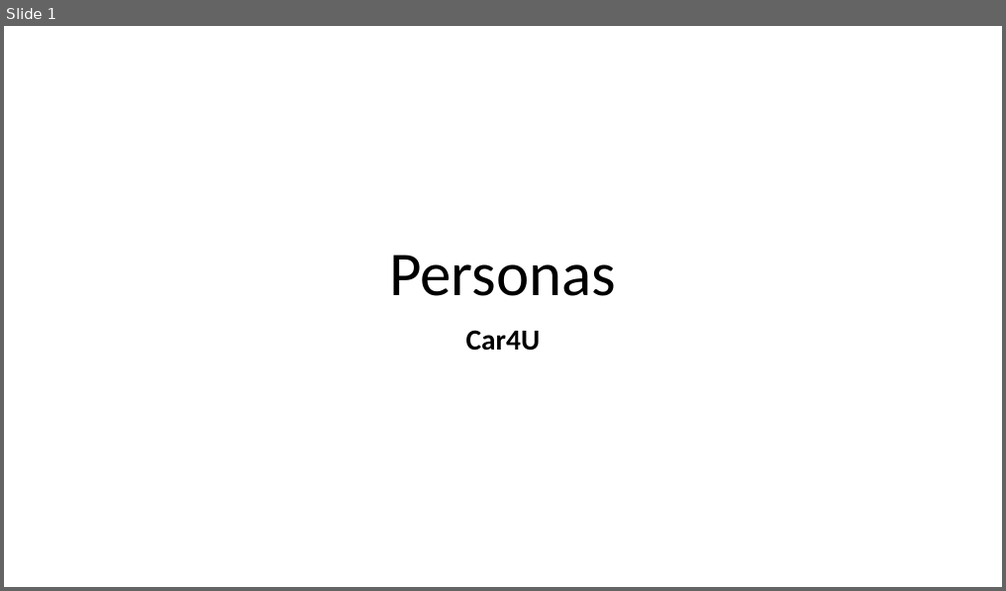
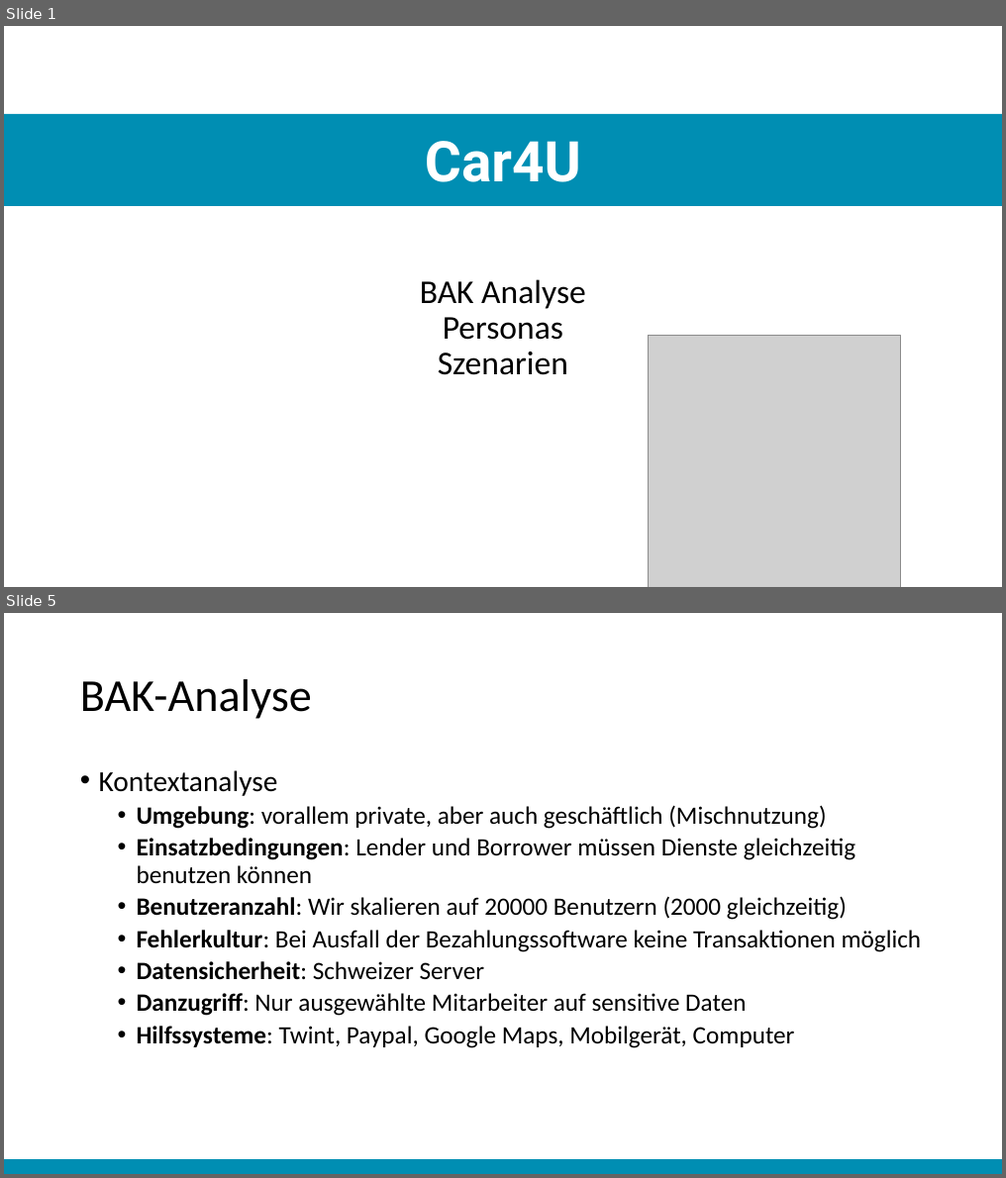
Before and after one commit to christopherchristensen/summaries, a slide deck: usab/Präsentation.pptx. Shown one above the other, each under a label of ours: slide 1 before the commit, slides 1 and 5 after it; the slides between them are not shown. The pictures are 1006x591 and 1006x1178 pixels, drawn with LibreOffice and Linux fonts; fonts in the diff are those of the drawing; grey boxes stand for pictures. Boxes give left, top, right and bottom in pixels: in the first picture for what was removed or moved away, otherwise in the second. Text is boxed around its words. In the diff, an @@ line names an element or a change of style, - is before the commit and + after.

Commit message:
präsentation zu szenarien

```diff
--- a/usab/Präsentation.pptx
+++ b/usab/Präsentation.pptx
@@ slide 5 added at (4,613,1002,1174), background #FFFFFF @@
@@ title added at (80,679,312,719), 44 pt, text #000000 @@
+BAK-Analyse
@@ text added at (99,770,922,1049), 24 pt, text #000000 @@
+• Kontextanalyse
+  • Umgebung: vorallem private, aber auch geschäftlich (Mischnutzung)
+  • Einsatzbedingungen: Lender und Borrower müssen Dienste gleichzeitig benutzen können
+  • Benutzeranzahl: Wir skalieren auf 20000 Benutzern (2000 gleichzeitig)
+  • Fehlerkultur: Bei Ausfall der Bezahlungssoftware keine Transaktionen möglich
+  • Datensicherheit: Schweizer Server
+  • Danzugriff: Nur ausgewählte Mitarbeiter auf sensitive Daten
+  • Hilfssysteme: Twint, Paypal, Google Maps, Mobilgerät, Computer
@@ rectangle added at (4,1159,1002,1174), fill #008EB3 @@
@@ slide 1 changed as well @@
@@ rectangle added at (4,114,1002,206), fill #008EB3 @@
@@ subtitle "Car4U": place and size @@
-subtitle "Car4U" at (466,330,540,351)
+subtitle "Car4U" at (425,141,581,182)
@@ subtitle "Car4U" at (425,141,581,182): size 28 to 54 pt, font Calibri to Roboto, text colour #000000 to #FFFFFF @@
@@ title at (420,279,586,375): text changed; size 60 to 32 pt @@
-Personas
+BAK Analyse
+Personas
+Szenarien
@@ picture added at (648,336,900,587) @@
```
Also in this commit, not shown: 11 other slides changed, 4 other slides added, 1 other file.
